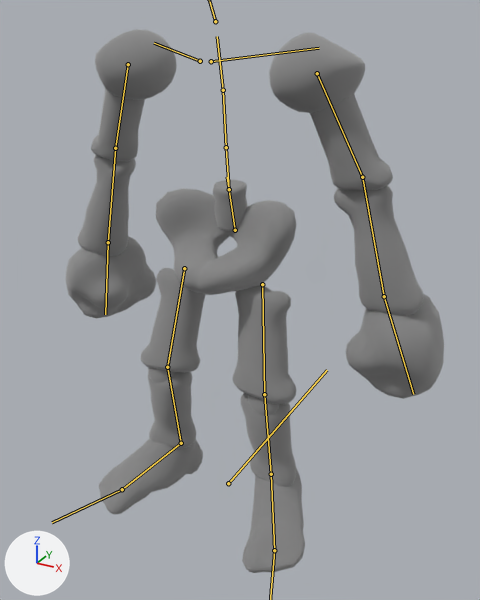
What one commit did to the FBX model Assets/_______PROJECT______/Models/Skeleton/Skull_Chara.fbx.
Both versions are drawn from a 50 mm lens placed at (0.79, -1.369, 1.284), pointed at (0.049, -0.022, 0.61). Lighting does not change. The marker at lower left points along +X, +Y and +Z. Both versions are drawn at frame 25 of the action 'rig|Chara_Tpose'; the numbers are the values there. The bones that bend it are drawn over the model as lines.

Objects in the first picture: 'Body_LP'.
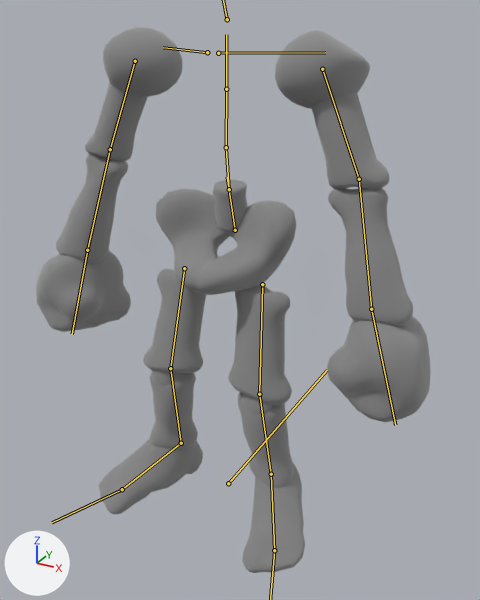
Changed parts and their boxes [x1, y1, x2, y2] in the pictures (480 x 600 px):
'Body_LP', posed: before [66, 29, 444, 573]; after [36, 27, 431, 573]
bone 'DEF-spine.002', root to tip: before (226, 147) to (223, 90); after (226, 147) to (226, 89)
bone 'DEF-spine.003', root to tip: before (223, 90) to (217, 36); after (226, 89) to (226, 34)
bone 'DEF-thigh.L', root to tip: before (262, 284) to (264, 394); after (262, 284) to (259, 394)
bone 'DEF-shin.L', root to tip: before (264, 394) to (271, 474); after (259, 394) to (271, 474)
bone 'DEF-thigh.R', root to tip: before (184, 268) to (167, 367); after (184, 268) to (170, 368)
bone 'DEF-shin.R', root to tip: before (167, 367) to (181, 443); after (170, 368) to (181, 443)

The edits, one by one:
Bone 'DEF-spine.002' (bone_def_spine_002) turns from (7, 0, 0) to (0, 0, 0) degrees about its own x, y and z.
Bone 'DEF-spine.003' (bone_def_spine_003) turns from (7, 0, 0) to (0, 0, 0) degrees about its own x, y and z.
Bone 'DEF-thigh.L' (bone_def_thigh_l) turns from (0, 0, 0) to (0, 0, 3) degrees about its own x, y and z.
Bone 'DEF-shin.L' (bone_def_shin_l) turns from (0, 0, 0) to (-1, 13, -5) degrees about its own x, y and z.
Bone 'DEF-foot.L' (bone_def_foot_l) turns from (0, 0, 0) to (0, -6, -13) degrees about its own x, y and z.
Bone 'DEF-thigh.R' (bone_def_thigh_r) turns from (0, 0, 0) to (0, 0, -3) degrees about its own x, y and z.
Bone 'DEF-shin.R' (bone_def_shin_r) turns from (0, 0, 0) to (-1, -13, 5) degrees about its own x, y and z.
Bone 'DEF-foot.R' (bone_def_foot_r) turns from (0, 0, 0) to (0, 6, 13) degrees about its own x, y and z.
